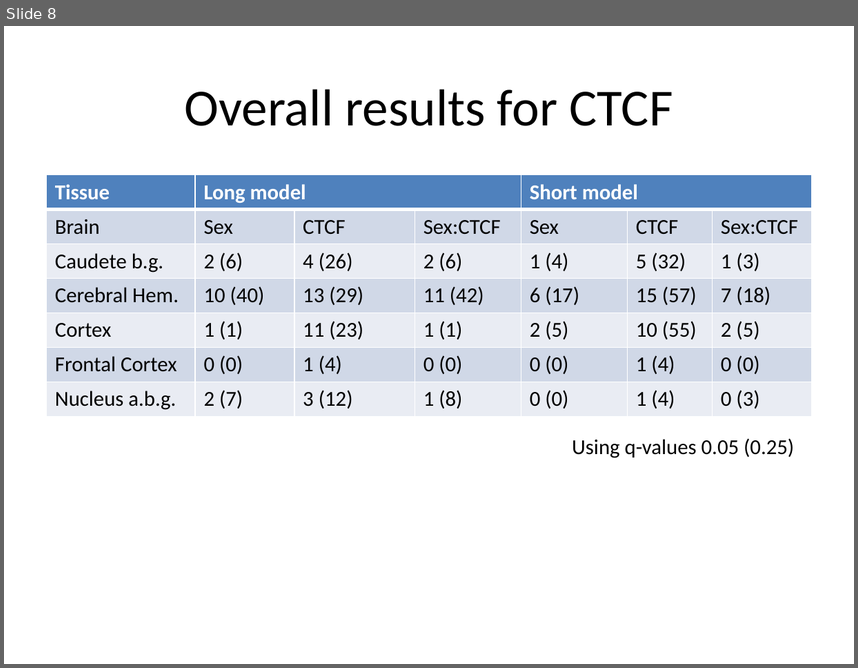
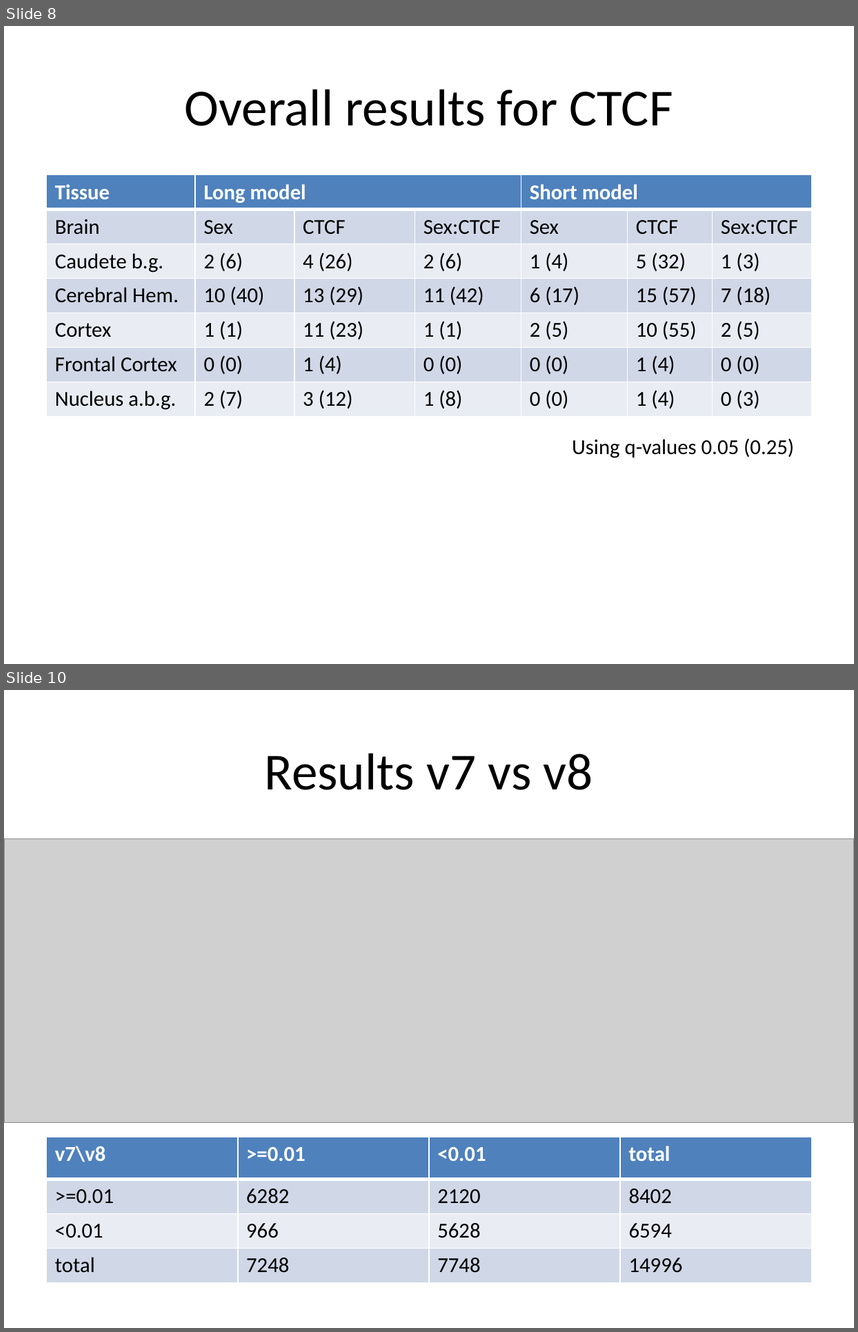
Before and after one commit to Sun-lab/asSeq, a slide deck: pipeline_GTEx/v8/results/fitting_ase_counts.pptx. Shown one above the other, each under a label of ours: slide 8 before the commit, slides 8 and 10 after it; the slides between them are not shown. The pictures are 858x668 and 858x1332 pixels, drawn with LibreOffice and Linux fonts; fonts in the diff are those of the drawing; grey boxes stand for pictures. Boxes give left, top, right and bottom in pixels: in the first picture for what was removed or moved away, otherwise in the second. Text is boxed around its words. In the diff, an @@ line names an element or a change of style, - is before the commit and + after.

Commit message:
adding whole blood results

```diff
--- a/pipeline_GTEx/v8/results/fitting_ase_counts.pptx
+++ b/pipeline_GTEx/v8/results/fitting_ase_counts.pptx
@@ slide 10 added at <box>4,690,854,1328</box>, background #FFFFFF @@
@@ title added at <box>265,753,593,790</box>, 44 pt, text #000000 @@
+Results v7 vs v8
@@ picture added at <box>4,839,854,1122</box> @@
@@ table added at <box>47,1136,811,1281</box>, 4 rows, 4 columns @@
+v7\v8 | >=0.01 | <0.01 | total
+>=0.01 | 6282 | 2120 | 8402
+<0.01 | 966 | 5628 | 6594
+total | 7248 | 7748 | 14996
```
Also in this commit, not shown: 3 other slides added, 4 other files.
